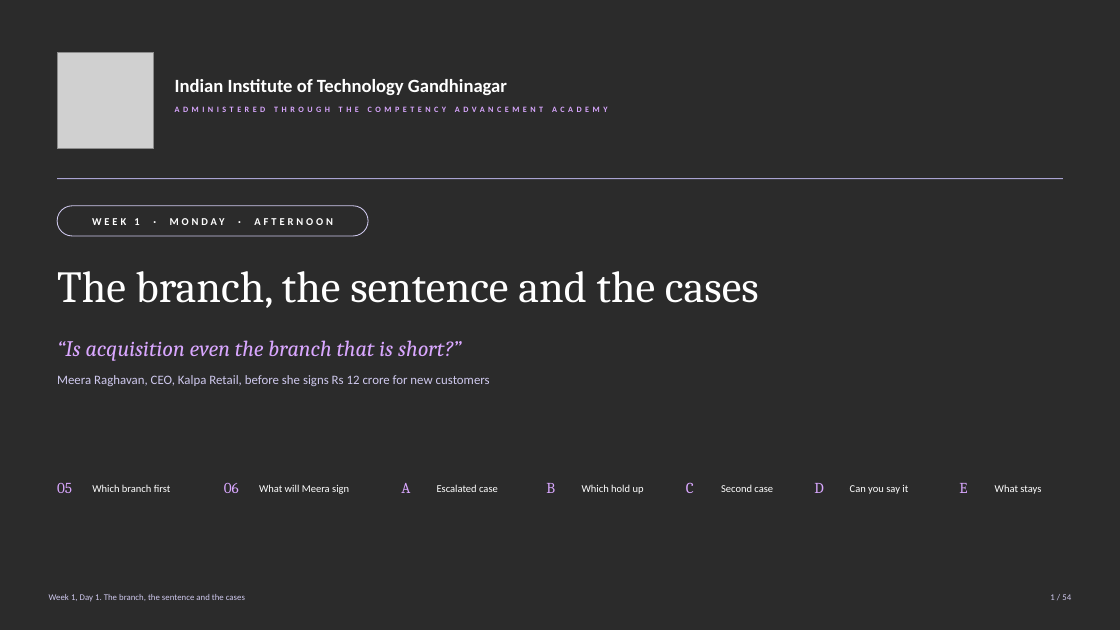
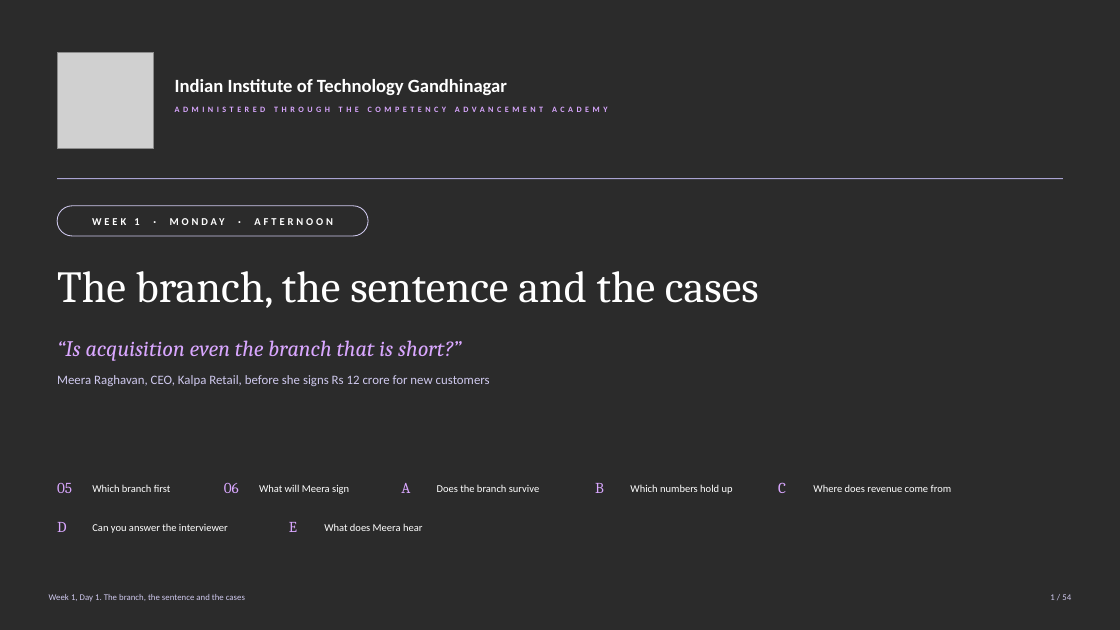
Before and after one commit to fde-academy-lab/c2-content-factory, a slide deck: slide 1 of content/W01/D1/slides/C2_W01_D01_half2_STUDENT.pptx. Drawn at 1120x630 pixels with LibreOffice and Linux fonts; fonts in the diff are those of the drawing; grey boxes stand for pictures; background and template pictures are left out; a plain dark background stands for a picture behind light text. Boxes give left, top, right and bottom in pixels: in the first picture for what was removed or moved away, otherwise in the second. Text is boxed around its words. In the diff, an @@ line names an element or a change of style, - is before the commit and + after.

```diff
--- a/content/W01/D1/slides/C2_W01_D01_half2_STUDENT.pptx
+++ b/content/W01/D1/slides/C2_W01_D01_half2_STUDENT.pptx
@@ text "B": place and size @@
-text "B" at <box>546,483,555,493</box>
+text "B" at <box>595,483,604,493</box>
@@ text "C": place and size @@
-text "C" at <box>686,482,694,493</box>
+text "C" at <box>778,482,786,493</box>
@@ text at <box>437,485,539,492</box>: text changed @@
-Escalated case
+Does the branch survive
@@ text at <box>630,484,733,494</box>: text changed @@
-Which hold up
+Which numbers hold up
@@ text at <box>813,485,952,492</box>: text changed @@
-Second case
+Where does revenue come from
@@ text "D": place and size @@
-text "D" at <box>814,483,823,493</box>
+text "D" at <box>57,522,66,532</box>
@@ text at <box>92,524,228,533</box>: text changed @@
-Can you say it
+Can you answer the interviewer
@@ text "E": place and size @@
-text "E" at <box>959,483,967,493</box>
+text "E" at <box>289,522,297,532</box>
@@ text at <box>324,523,422,531</box>: text changed @@
-What stays
+What does Meera hear
```
Also in this commit, not shown: 53 other slides changed, 3 other files.
